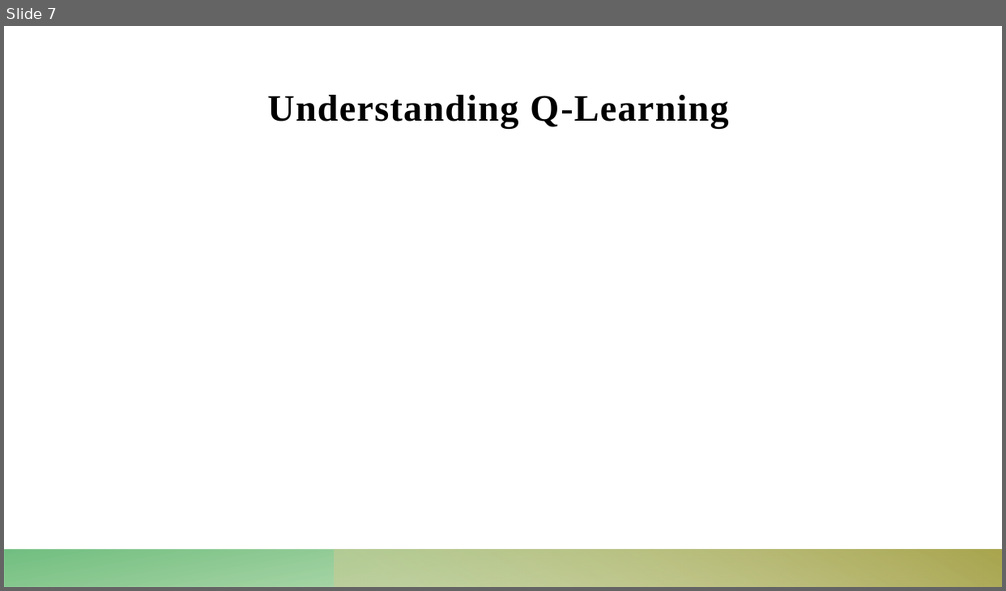
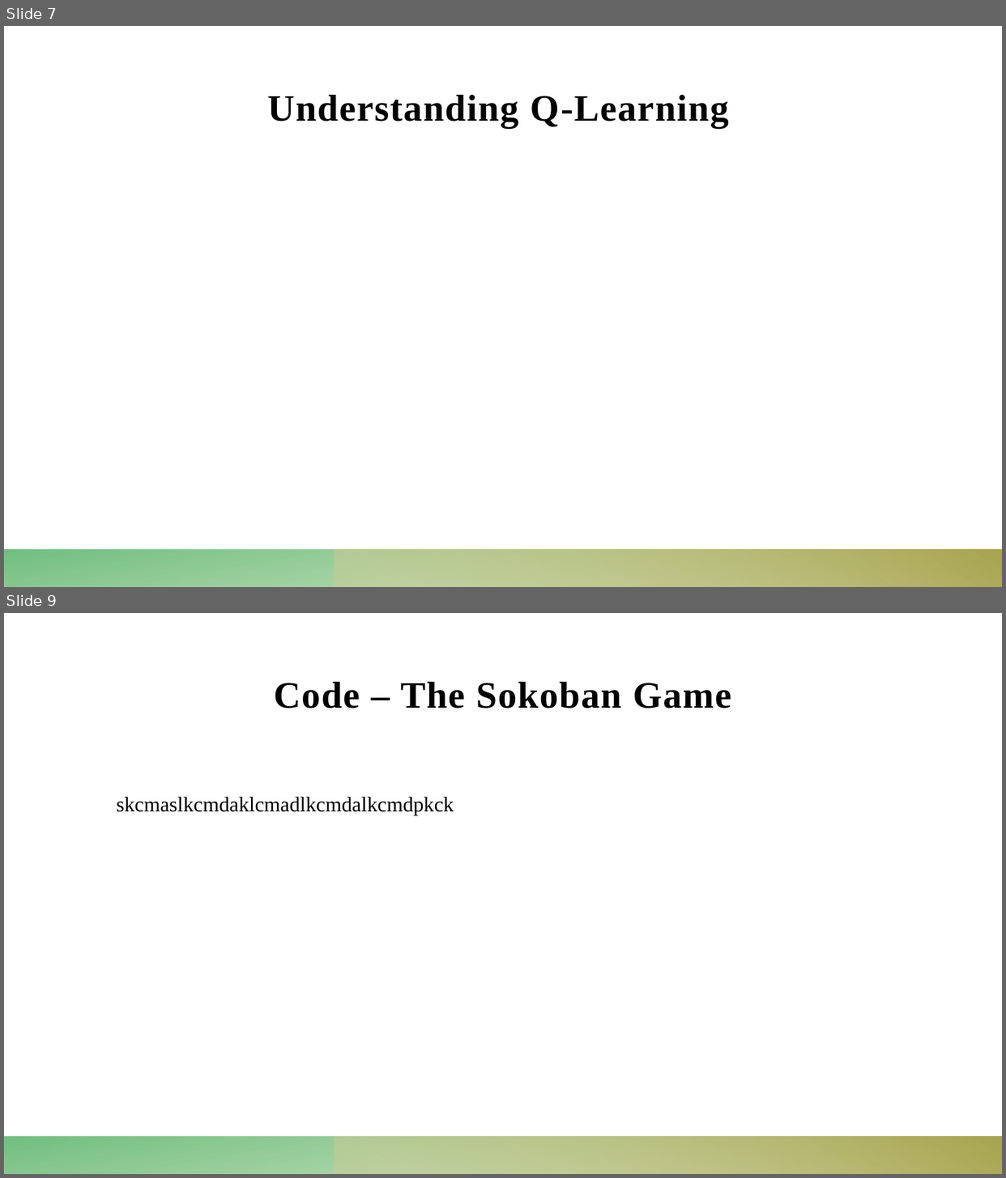
Before and after one commit to Dekel23/Sokoban-DRL, a slide deck: presentation.pptx. Shown one above the other, each under a label of ours: slide 7 before the commit, slides 7 and 9 after it; the slides between them are not shown. The pictures are 1006x591 and 1006x1178 pixels, drawn with LibreOffice and Linux fonts; fonts in the diff are those of the drawing; grey boxes stand for pictures. Boxes give left, top, right and bottom in pixels: in the first picture for what was removed or moved away, otherwise in the second. Text is boxed around its words. In the diff, an @@ line names an element or a change of style, - is before the commit and + after.

```diff
--- a/presentation.pptx
+++ b/presentation.pptx
@@ slide 9 added at [4,613,1002,1174], background #FFFFFF; not listed: 2 template elements that a slide beside it also shows @@
@@ title added at [274,682,731,709], 36 pt, text #000000, bold @@
+Code – The Sokoban Game
@@ text added at [117,797,454,815], 20 pt, text #000000 @@
+skcmaslkcmdaklcmadlkcmdalkcmdpkck
```
Also in this commit, not shown: 1 slide changed, 5 other slides added, 10 other files.
